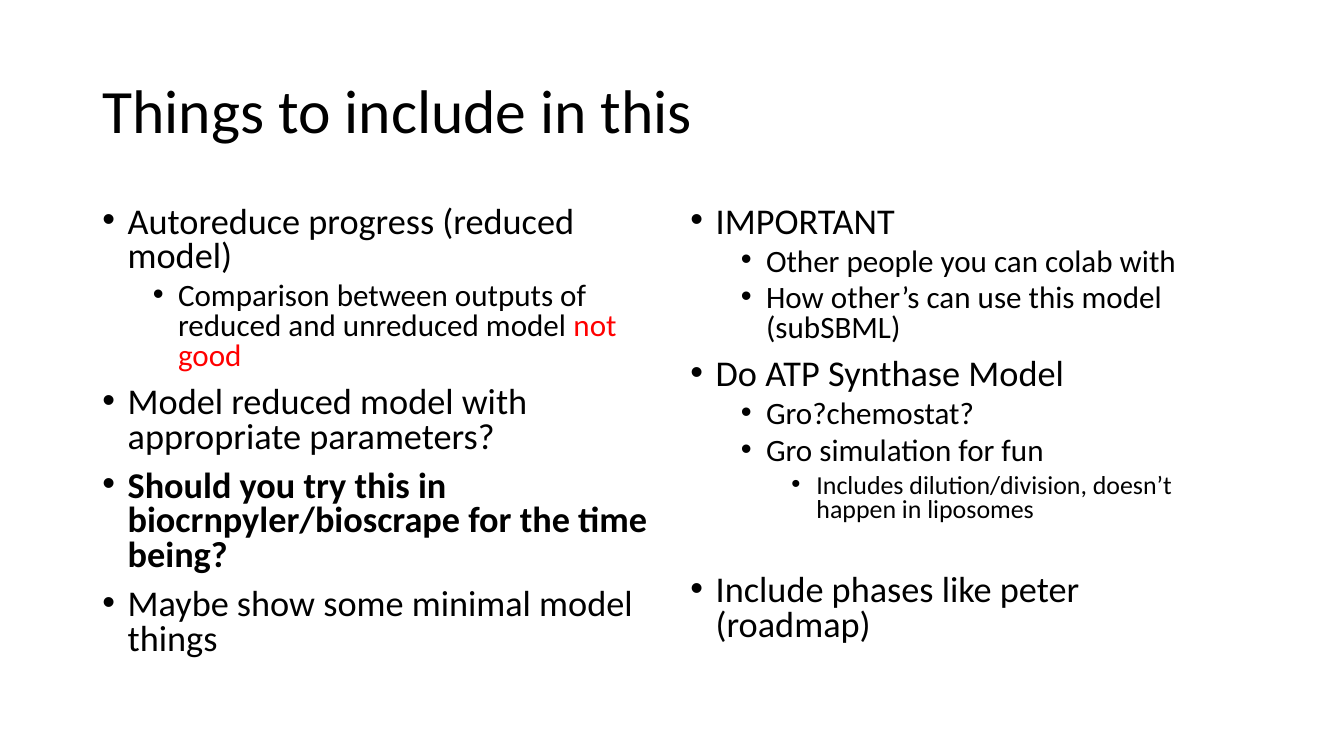
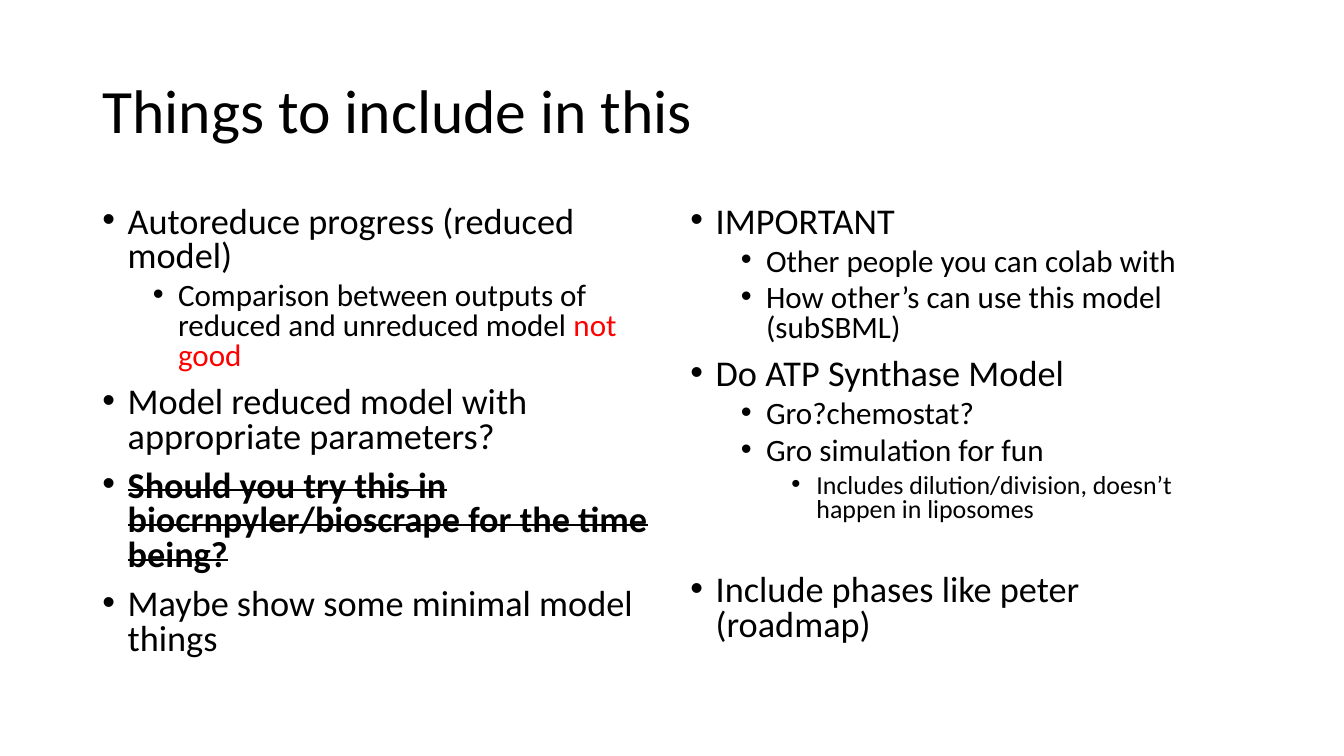
Before and after one commit to AnkitaRoychoudhury/ug_murray, a slide deck: slide 2 of miscellaneous/presentations/20200715_syncell_mtg.pptx. Drawn at 1344x756 pixels with LibreOffice and Linux fonts; fonts in the diff are those of the drawing. Boxes give left, top, right and bottom in pixels: in the first picture for what was removed or moved away, otherwise in the second. Text is boxed around its words. In the diff, an @@ line names an element or a change of style, - is before the commit and + after.

```diff
--- a/miscellaneous/presentations/20200715_syncell_mtg.pptx
+++ b/miscellaneous/presentations/20200715_syncell_mtg.pptx
@@ text at <box>128,472,647,573</box>: strikethrough on in "Should you try this in biocrnpyler/bioscrape for ..." @@
```
Also in this commit, not shown: 1 other slide changed, 12 slides added, 2 slides removed, 13 other files.
